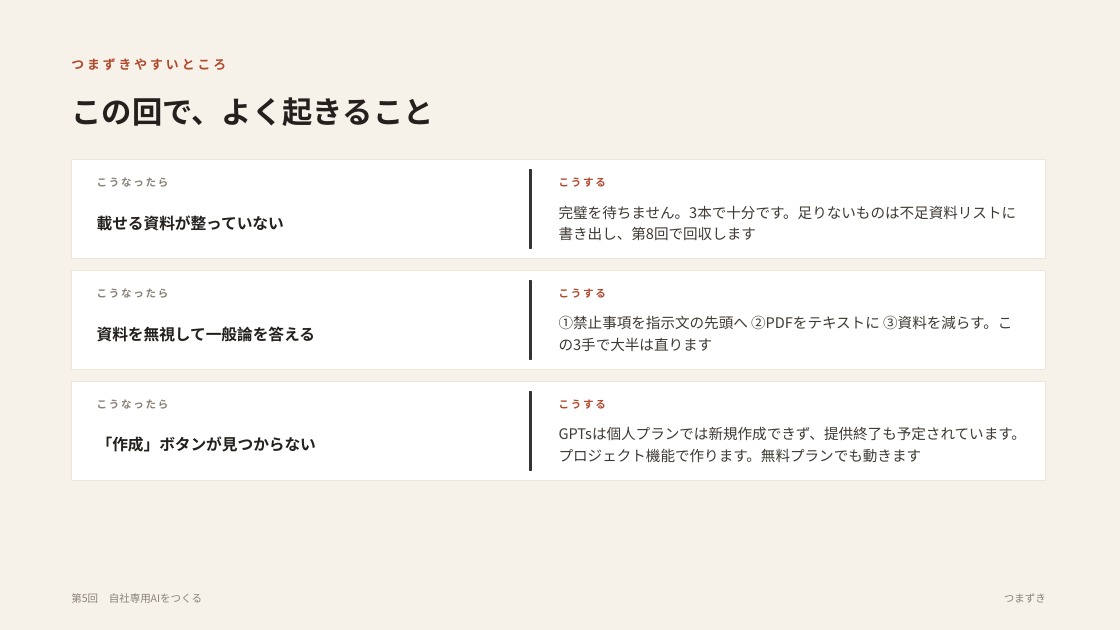
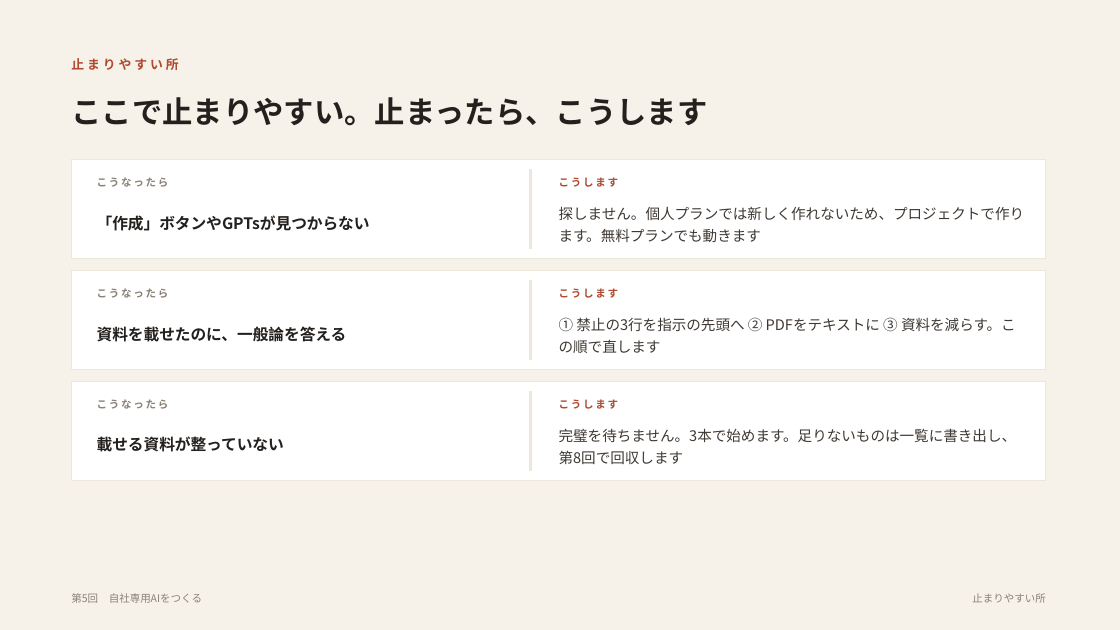
Before and after one commit to yusuke-aoki-bit/founders-ai-program, a slide deck: slide 13 of slides/pptx/第05回_自社専用AIをつくる.pptx (slide 8 before the commit). Drawn at 1120x630 pixels with LibreOffice and Linux fonts; fonts in the diff are those of the drawing. Boxes give left, top, right and bottom in pixels: in the first picture for what was removed or moved away, otherwise in the second. Text is boxed around its words. In the diff, an @@ line names an element or a change of style, - is before the commit and + after.

```diff
--- a/slides/pptx/第05回_自社専用AIをつくる.pptx
+++ b/slides/pptx/第05回_自社専用AIをつくる.pptx
@@ text at (x1=71, y1=58, x2=178, y2=70): text changed @@
-つまずきやすいところ
+止まりやすい所
@@ text at (x1=71, y1=97, x2=707, y2=126): text changed @@
-この回で、よく起きること
+ここで止まりやすい。止まったら、こうします
@@ text at (x1=559, y1=177, x2=619, y2=187): text changed @@
-こうする
+こうします
@@ text at (x1=559, y1=206, x2=1025, y2=242): text changed @@
-完璧を待ちません。3本で十分です。足りないものは不足資料リストに書き出し、第8回で回収します
+探しません。個人プランでは新しく作れないため、プロジェクトで作ります。無料プランでも動きます
@@ text at (x1=97, y1=215, x2=370, y2=231): text changed @@
-載せる資料が整っていない
+「作成」ボタンやGPTsが見つからない
@@ text at (x1=559, y1=288, x2=619, y2=298): text changed @@
-こうする
+こうします
@@ text at (x1=97, y1=326, x2=347, y2=342): text changed @@
-資料を無視して一般論を答える
+資料を載せたのに、一般論を答える
@@ text at (x1=559, y1=317, x2=1016, y2=353): text changed @@
-①禁止事項を指示文の先頭へ ②PDFをテキストに ③資料を減らす。この3手で大半は直ります
+① 禁止の3行を指示の先頭へ ② PDFをテキストに ③ 資料を減らす。この順で直します
@@ outline #333333 1 pt to #EDE7DB 1 pt in 3 elements at (x1=529, y1=170, x2=531, y2=249), (x1=529, y1=281, x2=531, y2=360), (x1=529, y1=392, x2=531, y2=471) @@
@@ text at (x1=559, y1=399, x2=619, y2=409): text changed @@
-こうする
+こうします
@@ text at (x1=97, y1=436, x2=284, y2=452): text changed @@
-「作成」ボタンが見つからない
+載せる資料が整っていない
@@ text at (x1=559, y1=428, x2=1017, y2=464): text changed @@
-GPTsは個人プランでは新規作成できず、提供終了も予定されています。プロジェクト機能で作ります。無料プランでも動きます
+完璧を待ちません。3本で始めます。足りないものは一覧に書き出し、第8回で回収します
@@ text at (x1=972, y1=593, x2=1046, y2=603): text changed @@
-つまずき
+止まりやすい所
```
Also in this commit, not shown: 9 other slides changed, 6 slides added, 4 slides removed, 17 other files.
